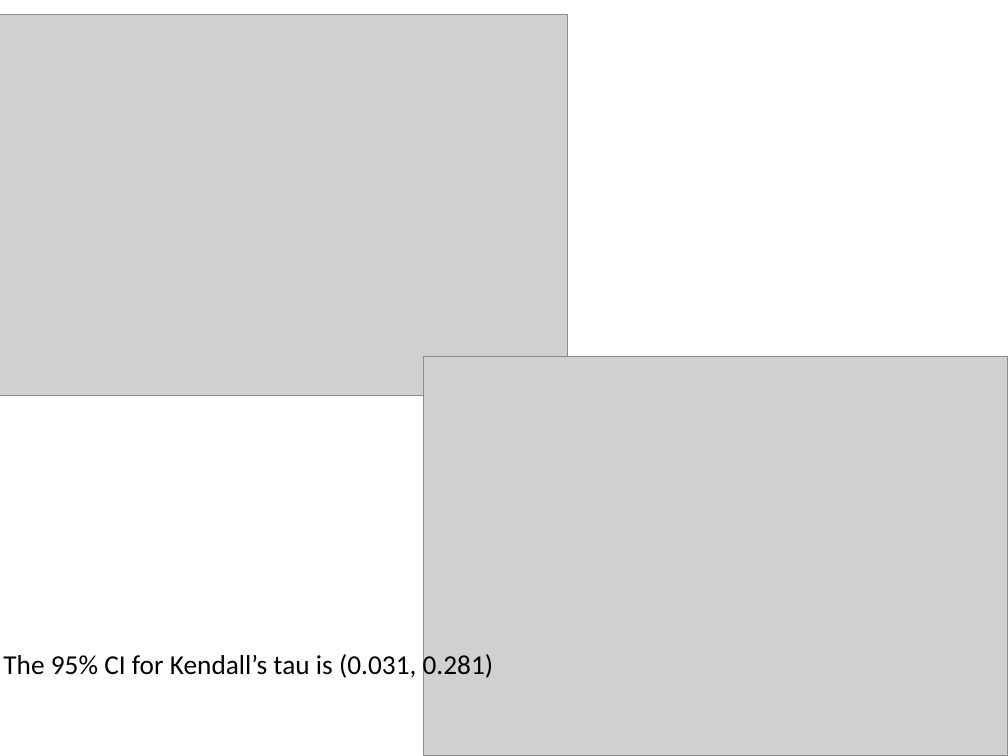
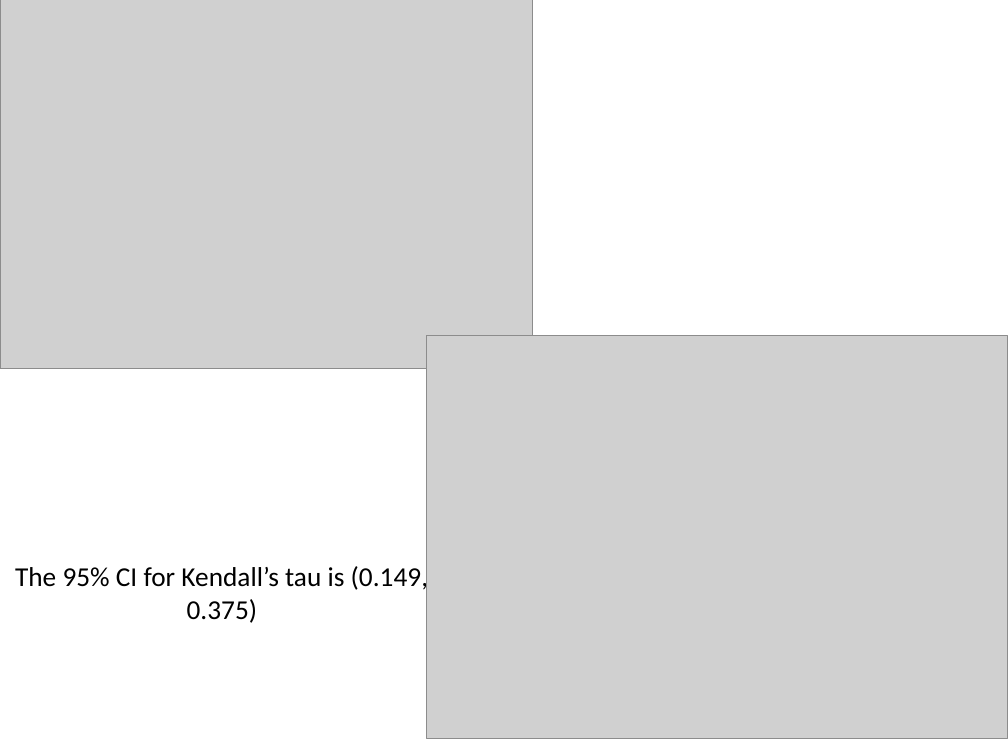
Before and after one commit to BridgesLab/PredictorsDietInducedObesity, a slide deck: slide 13 of ResultsSlides.pptx (slide 12 before the commit). Drawn at 1008x756 pixels with LibreOffice and Linux fonts; fonts in the diff are those of the drawing; grey boxes stand for pictures. Boxes give left, top, right and bottom in pixels: in the first picture for what was removed or moved away, otherwise in the second. Text is boxed around its words. In the diff, an @@ line names an element or a change of style, - is before the commit and + after.

```diff
--- a/ResultsSlides.pptx
+++ b/ResultsSlides.pptx
@@ picture: place and size @@
-picture at (0, 15, 568, 396)
+picture at (0, 0, 532, 369)
@@ picture: place and size @@
-picture at (423, 357, 1008, 756)
+picture at (427, 336, 1008, 738)
@@ text at (15, 564, 428, 623): text changed @@
-The 95% CI for Kendall’s tau is (0.031, 0.281)
+The 95% CI for Kendall’s tau is (0.149, 0.375)
```
Also in this commit, not shown: 7 other slides changed, 13 slides added, 5 slides removed.
